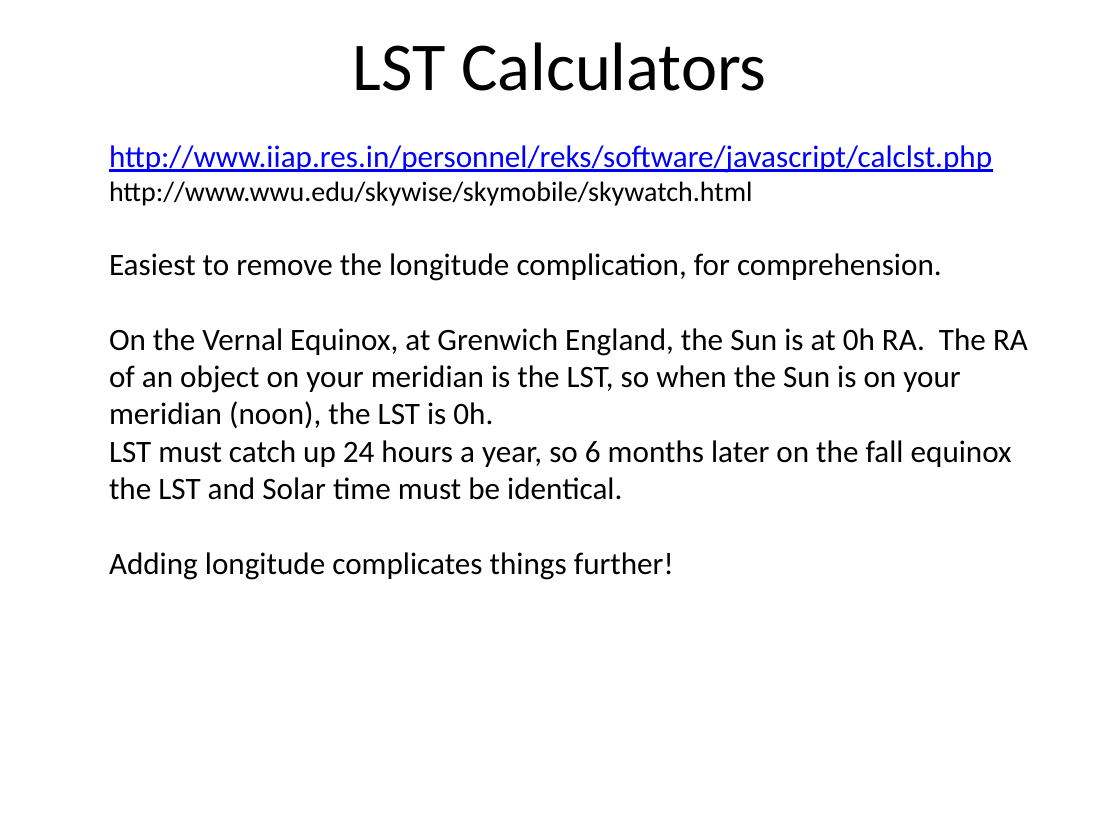
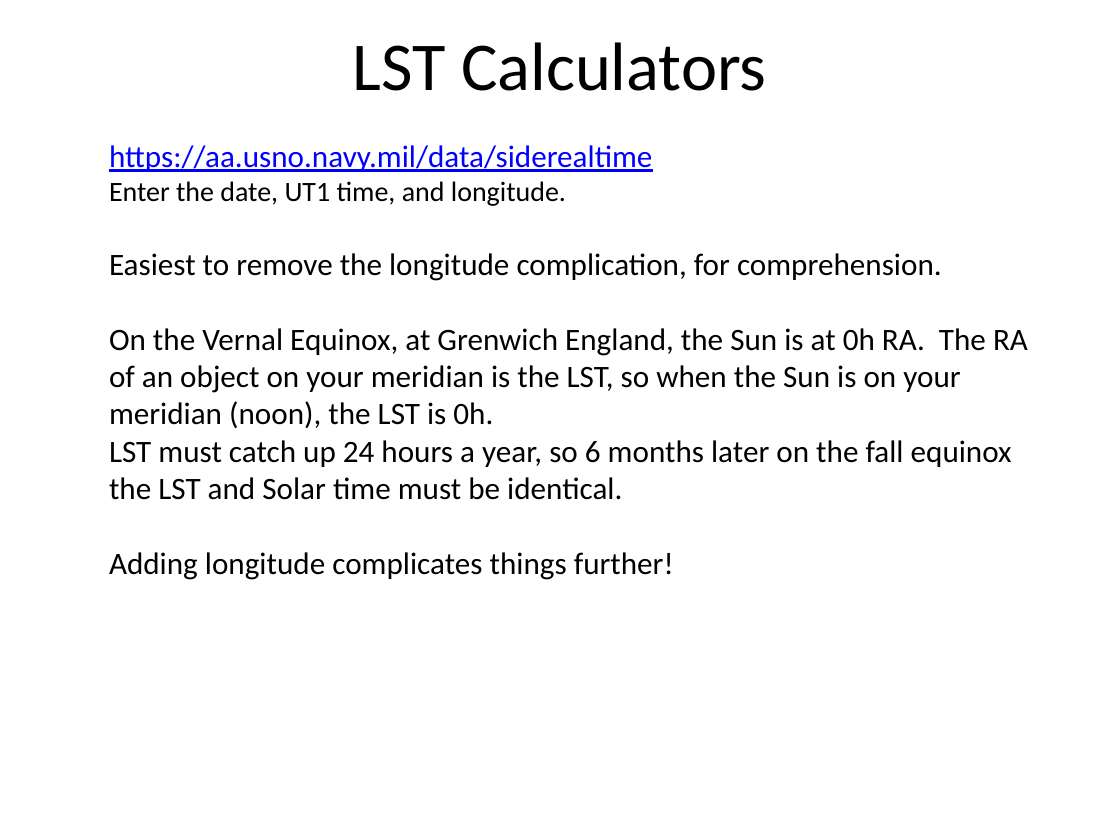
Before and after one commit to WVURAIL/dspira, a slide deck: slide 22 of assets/lessons/lectures/astronomy/planning-observations-2018.pptx. Drawn at 1120x840 pixels with LibreOffice and Linux fonts; fonts in the diff are those of the drawing. Boxes give left, top, right and bottom in pixels: in the first picture for what was removed or moved away, otherwise in the second. Text is boxed around its words. In the diff, an @@ line names an element or a change of style, - is before the commit and + after.

```diff
--- a/assets/lessons/lectures/astronomy/planning-observations-2018.pptx
+++ b/assets/lessons/lectures/astronomy/planning-observations-2018.pptx
@@ text at <box>109,145,652,206</box>: text changed @@
-• http://www.iiap.res.in/personnel/reks/software/javascript/calclst.php
-• http://www.wwu.edu/skywise/skymobile/skywatch.html
+• https://aa.usno.navy.mil/data/siderealtime
+• Enter the date, UT1 time, and longitude.
```
Also in this commit, not shown: 12 other files.
